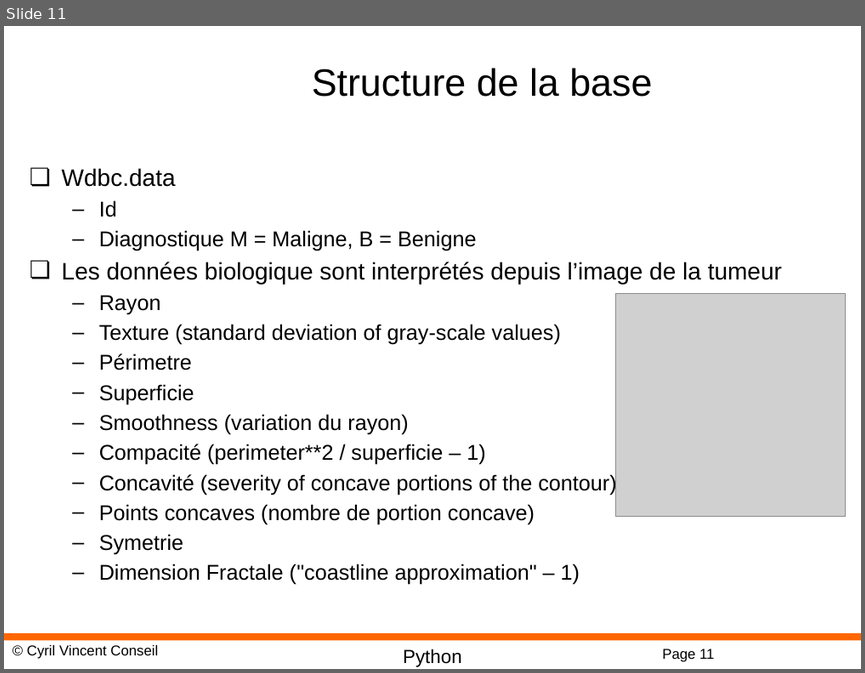
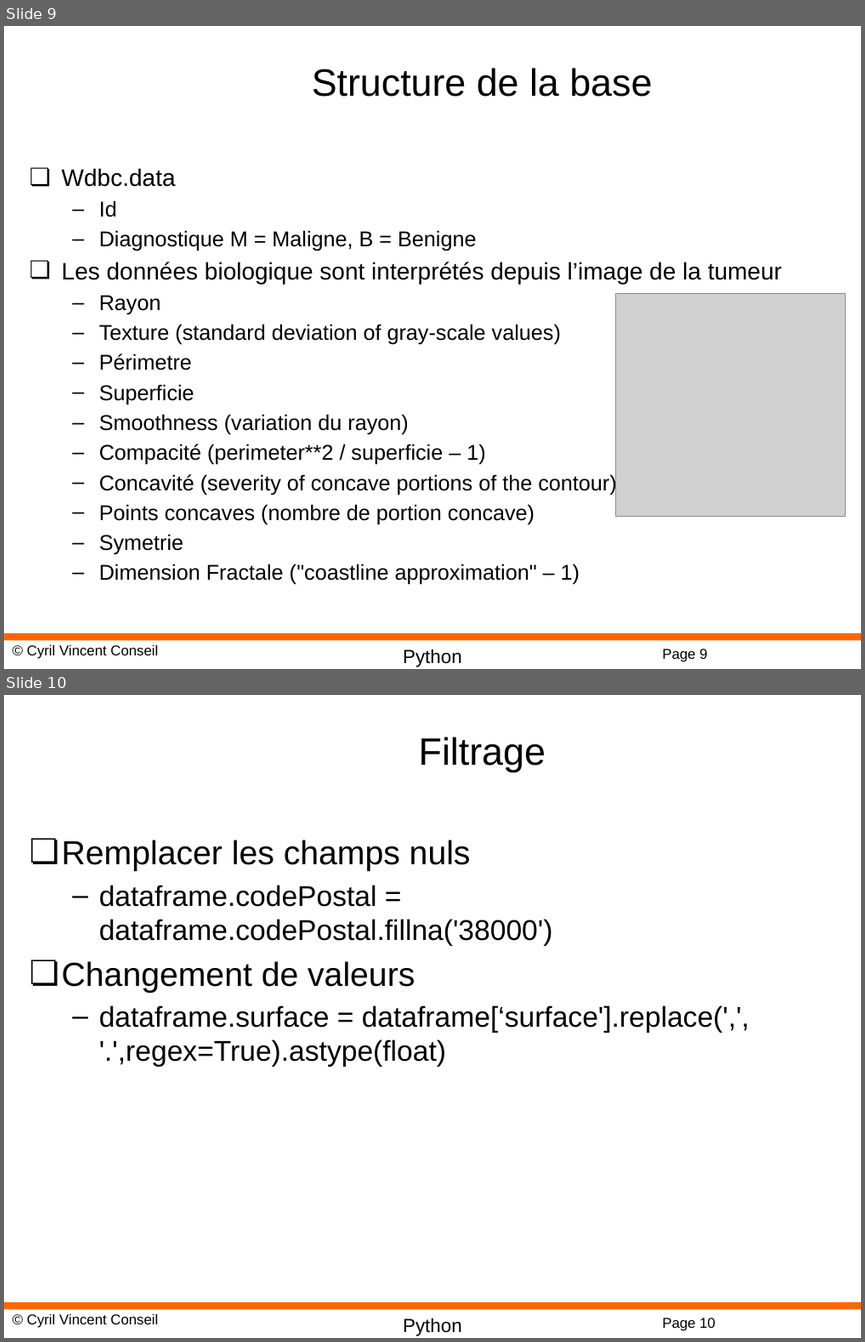
Before and after one commit to cyrilvincent/math, a slide deck: ppt/PythonMath11-Pandas.pptx. Shown one above the other, each under a label of ours: slide 11 before the commit, slides 9 and 10 after it. The pictures are 865x673 and 865x1342 pixels, drawn with LibreOffice and Linux fonts; fonts in the diff are those of the drawing; grey boxes stand for pictures; background and template pictures are left out. Boxes give left, top, right and bottom in pixels: in the first picture for what was removed or moved away, otherwise in the second. Text is boxed around its words. In the diff, an @@ line names an element or a change of style, - is before the commit and + after.

```diff
--- a/ppt/PythonMath11-Pandas.pptx
+++ b/ppt/PythonMath11-Pandas.pptx
@@ slide 10 added at <box>4,695,861,1338</box>, background #FFFFFF; not listed: 4 template elements that a slide beside it also shows @@
@@ title added at <box>419,737,545,772</box>, 32 pt, text #000000 @@
+Filtrage
@@ text added at <box>62,839,749,1066</box>, 24 pt, text #000000 @@
+❏ Remplacer les champs nuls
+  – dataframe.codePostal = dataframe.codePostal.fillna('38000')
+❏ Changement de valeurs
+  – dataframe.surface = dataframe[‘surface'].replace(',', '.',regex=True).astype(float)
@@ what was slide 11 is now slide 9 @@
@@ page number at <box>662,648,707,662</box>: text changed @@
-Page 11
+Page 9
```
Also in this commit, not shown: 1 slide changed, 3 other files.
